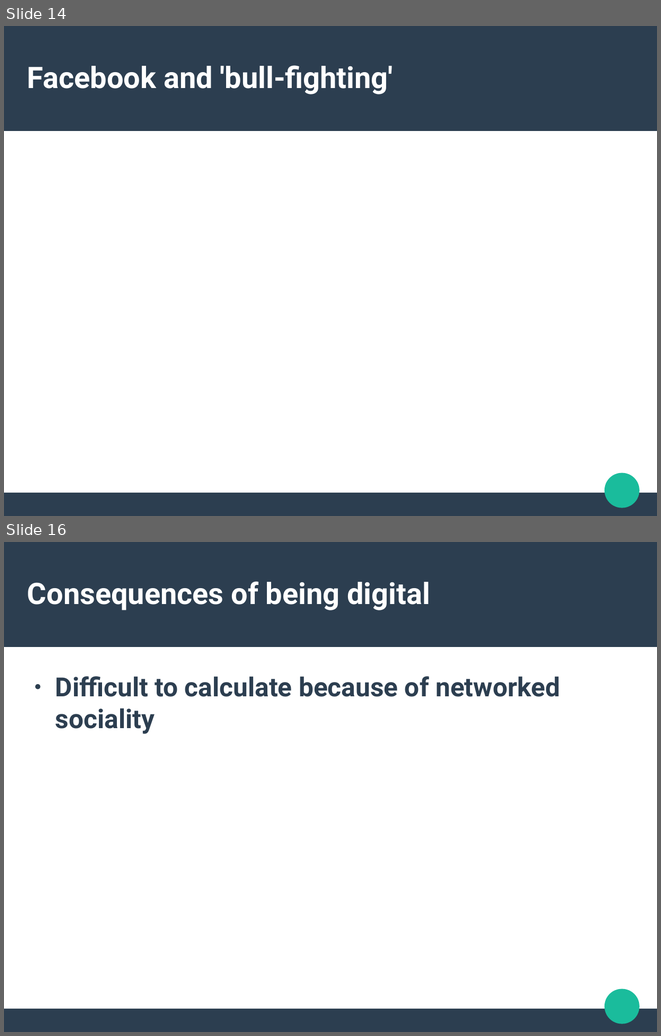
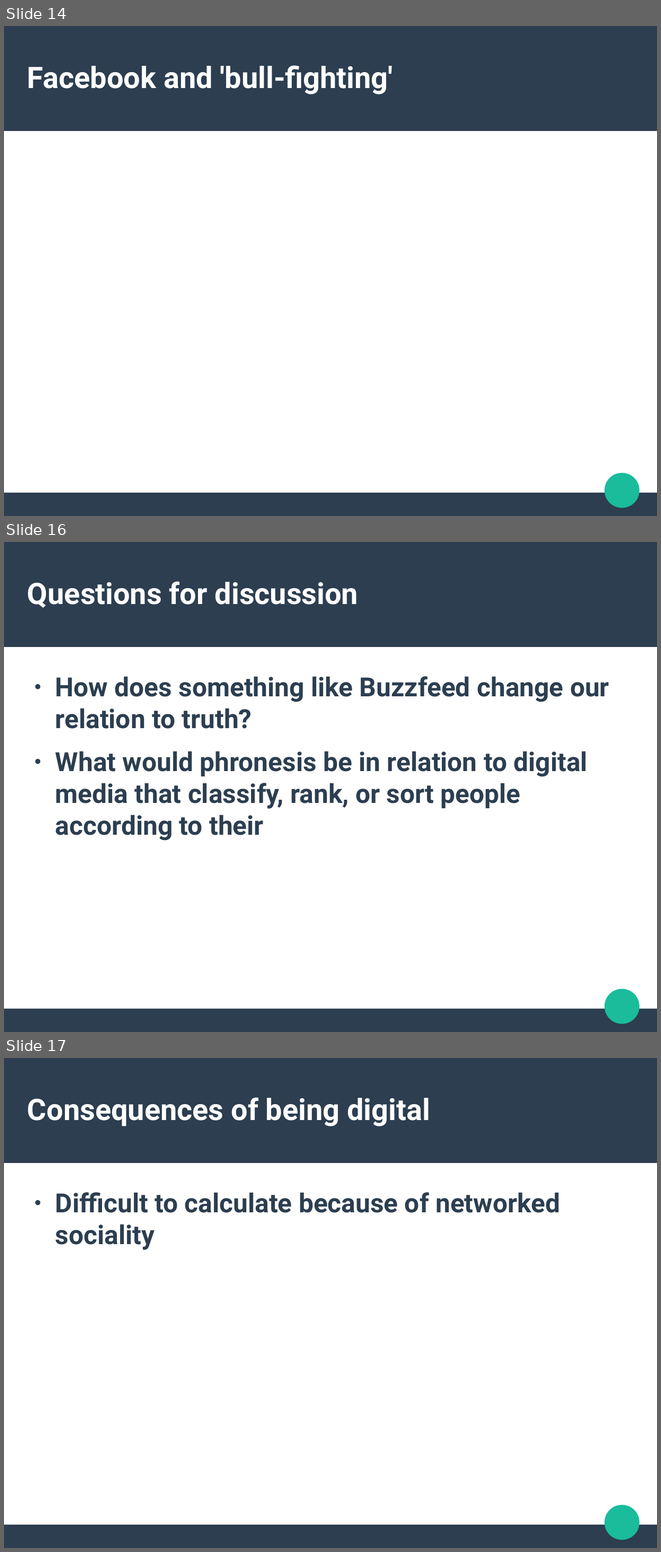
Before and after one commit to rian39/digital_ethics, a slide deck: digital_ethics_slides.odp. Shown one above the other, each under a label of ours: slides 14 and 16 before the commit, slides 14, 16 and 17 after it; the slides between them are not shown. The pictures are 661x1036 and 661x1552 pixels, drawn with LibreOffice and Linux fonts; fonts in the diff are those of the drawing. Boxes give left, top, right and bottom in pixels: in the first picture for what was removed or moved away, otherwise in the second. Text is boxed around its words. In the diff, an @@ line names an element or a change of style, - is before the commit and + after.

```diff
--- a/digital_ethics_slides.odp
+++ b/digital_ethics_slides.odp
@@ slide 16 added at box(4, 542, 657, 1032), background #FFFFFF; not listed: 3 template elements that a slide beside it also shows @@
@@ title added at box(27, 581, 358, 608), 36 pt, text #FFFFFF, bold @@
+Questions for discussion
@@ text added at box(55, 676, 609, 840), 32 pt, text #2C3E50, bold @@
+● How does something like Buzzfeed change our relation to truth?
+● What would phronesis be in relation to digital media that classify, rank, or sort people according to their
@@ what was slide 16 is now slide 17 @@
```
Also in this commit, not shown: 4 slides changed.
